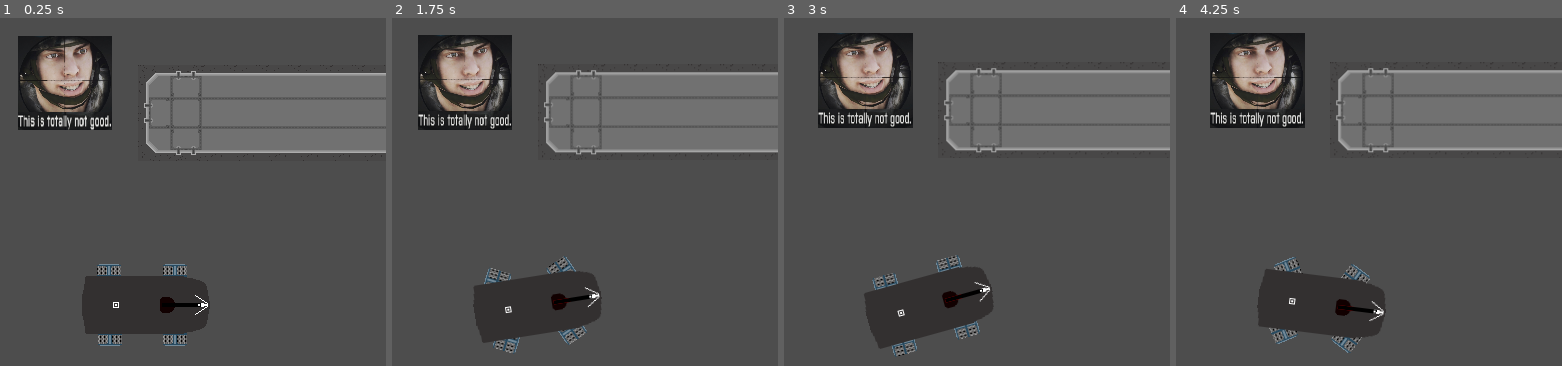
Above: before the commit, frames 1-4 (left to right).
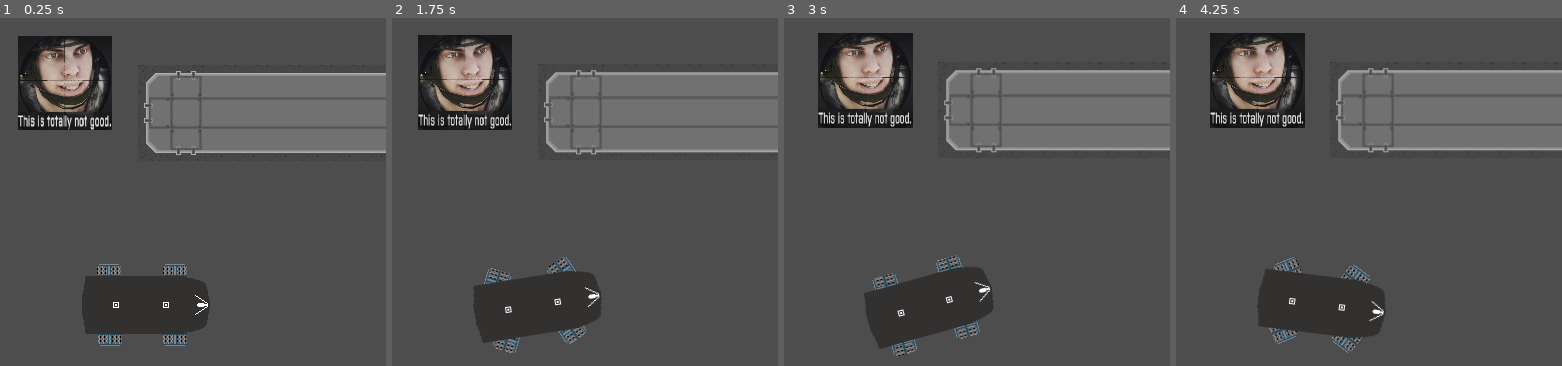
Above: after the commit, the same moments.

Repository: CatWizard47/WormGame
Game: Godot game, scene res://Scenes/main_test_thingy.tscn
Same seed, same stepped clock (60 frames per second), same inputs: the game is played once before the commit and once after it.
Inputs (mouse positions are in pixels of both pictures, inside the frame that each line leads up to):
- Up to frame 1 (0.25 s): no input
- Up to frame 2 (1.75 s): tap Enter at 0.5 s; move the mouse to (642, 268) at 0.52 s; press the mouse at (642, 268) at 0.53 s; hold D (move_right) 0.53-1.28 s; tap Space at 1.25 s; move the mouse to (442, 341) at 1.27 s; release the mouse at (442, 341) at 1.28 s; hold S (move_backward) from 1.28 s (still down); click (442, 341) at 1.35 s
- Up to frame 3 (3 s): move the mouse to (977, 146) at 2.02 s; release S (move_backward) at 2.03 s; press the mouse at (977, 146) at 2.03 s; hold D (move_right) 2.03-2.78 s; move the mouse to (outside the picture) at 2.77 s; release the mouse at (outside the picture) at 2.78 s; hold W (move_forward) from 2.78 s (still down); click (outside the picture) at 2.85 s
- Up to frame 4 (4.25 s): move the mouse to (outside the picture) at 3.52 s; release W (move_forward) at 3.53 s; press the mouse at (outside the picture) at 3.53 s; hold A (move_left) from 3.53 s (still down)

The runs differ from the first frame. In frame 1, 0.2% of the frame differs, in the area x 41-53%, y 80-85%; in frame 2, 0.2%, in the area x 41-53%, y 79-84%; in frame 3, 0.2%; in frame 4, 0.2%.
Error before the commit: Parse Error: Expected indented block after function declaration. (res://scripts/player_main_turret.gd:55)

Commit message:
headway into working turrets

Diff:
--- a/Scenes/player_test_hull.tscn
+++ b/Scenes/player_test_hull.tscn
@@ -33,9 +33,6 @@
 
 [node name="Main_viewport" type="Camera2D" parent="." unique_id=56069536]
 
-[node name="player_main_turret" parent="." unique_id=444234207 instance=ExtResource("3_i3pqv")]
-position = Vector2(21, 0)
-
 [node name="locomotion_nodes" type="Node2D" parent="." unique_id=1395031599]
 
 [node name="Track_module_node" parent="locomotion_nodes" unique_id=316634533 instance=ExtResource("4_vgqql")]
@@ -49,3 +46,8 @@
 
 [node name="Track_module_node4" parent="locomotion_nodes" unique_id=752165896 instance=ExtResource("4_vgqql")]
 position = Vector2(-37, -29)
+
+[node name="turret_nodes" type="Node2D" parent="." unique_id=777218414]
+
+[node name="player_main_turret" parent="turret_nodes" unique_id=444234207 instance=ExtResource("3_i3pqv")]
+position = Vector2(21, 0)
--- a/scripts/player.gd
+++ b/scripts/player.gd
@@ -88,4 +88,6 @@
 # Called every frame. 'delta' is the elapsed time since the previous frame.
 func _physics_process(delta: float) -> void:
 	_movement(delta)
+	if Input.is_action_pressed("M1_clicked"):
+		print(get_node("turret_nodes/player_main_turret").get_new_bullet_position())
 	#print("position = ",position, " velocity = ", velocity.length(), "speed = ", engine_power)
--- a/scripts/player_main_turret.gd
+++ b/scripts/player_main_turret.gd
@@ -4,22 +4,26 @@
 @export var start_rotation_radian: float = 0 # 0rad = aligned with hull #
 @export var accuracy_margin_radian: float = 0.001
 @export var rotation_limit_radian: float = PI  # must be within [PI, 0), PI to ignore
-@export var projectile: ProjectileRes #bullet / laser / rocket?
+#@export var projectile: ProjectileRes #bullet / laser / rocket?
 @export var maximum_projectiles: int = 1024
-@export var shooting_cooldown: float = 0.5
-var can_fire_flag: bool = true
-var current_projectile_iterator: int = 1
+#@export var shooting_cooldown: float = 0.5
+@export var turret_texture: Texture2D
+@export var gun_texture: Texture2D
+#var can_fire_flag: bool = true
+#var current_projectile_iterator: int = 1
 var left_rotation_limit: float
 var right_rotation_limit: float
 var mouse_position: Vector2
 var desired_rotation: float
 var rotation_flag: bool
 var is_weapon_active: bool = true #to be false in actual code
-var projectile_scene
+#var projectile_scene
 
 
 func _ready() -> void:
-	get_node("Cooldown_timer").wait_time = shooting_cooldown
+	#get_node("Cooldown_timer").wait_time = shooting_cooldown
+	get_node("TurretSprite").set_texture(turret_texture)
+	get_node("GunSprite").set_texture(gun_texture)
 	rotation_flag = true
 	rotation = start_rotation_radian
 	left_rotation_limit = start_rotation_radian - rotation_limit_radian
@@ -34,9 +38,11 @@
 		rotation_flag = false
 
 
-func rotation_drive_check() -> bool:
-	return ( desired_rotation - global_rotation  > 0 and  desired_rotation - global_rotation < PI ) or desired_rotation - global_rotation < -PI
+#func rotation_drive_check() -> bool:
+#	return ( desired_rotation - global_rotation  > 0 and  desired_rotation - global_rotation < PI ) or desired_rotation - global_rotation < -PI
 
+func fire()->void:
+	pass
 
 func _rotate() -> void:
 	mouse_position = get_local_mouse_position()
@@ -53,27 +59,31 @@
 				rotation = -signf(rotation) * PI
 
 func get_new_bullet_position() -> Vector2:
+	var Output: Vector2
+	Output = global_position
+	Output += Vector2(1,0).from_angle(global_rotation).normalized() * get_node("GunSprite").get_rect().size.y
+	return Output
 
-func get_bounding_box() -> Vector2:
-	return get_node("GunSprite").get_rect().size
+#func get_bounding_box() -> Vector2:
+#	return get_node("GunSprite").get_rect().size
 
 # Called every frame. 'delta' is the elapsed time since the previous frame.
 func _physics_process(_delta: float) -> void:
 	if is_weapon_active: #place this into the player node instead
 		_rotate()
-		if Input.is_action_pressed("M1_clicked") and can_fire_flag:
-			print("Shootat:")
-			projectile_scene = preload("res://Scenes/projectile.tscn").instantiate()
-			if current_projectile_iterator < maximum_projectiles and !has_node("Projectile_" + str(current_projectile_iterator)):
-				projectile_scene.set_name("Projectile_" + str(current_projectile_iterator))
-				add_child(projectile_scene)
-				print("Projectile_" + str(current_projectile_iterator))
-				can_fire_flag = false
-				get_node("Cooldown_timer").start()
-			if current_projectile_iterator == maximum_projectiles:
-				current_projectile_iterator = 0
-			current_projectile_iterator += 1
+		#if Input.is_action_pressed("M1_clicked") and can_fire_flag:
+		#	print("Shootat:")
+		#	projectile_scene = preload("res://Scenes/projectile.tscn").instantiate()
+		#	if current_projectile_iterator < maximum_projectiles and !has_node("Projectile_" + str(current_projectile_iterator)):
+		#		projectile_scene.set_name("Projectile_" + str(current_projectile_iterator))
+		#		add_child(projectile_scene)
+		#		print("Projectile_" + str(current_projectile_iterator))
+		#		can_fire_flag = false
+		#		get_node("Cooldown_timer").start()
+		#	if current_projectile_iterator == maximum_projectiles:
+		#		current_projectile_iterator = 0
+		#	current_projectile_iterator += 1
 
 
-func _on_cooldown_timer_timeout() -> void:
-	can_fire_flag = true
+#func _on_cooldown_timer_timeout() -> void:
+#	can_fire_flag = true
